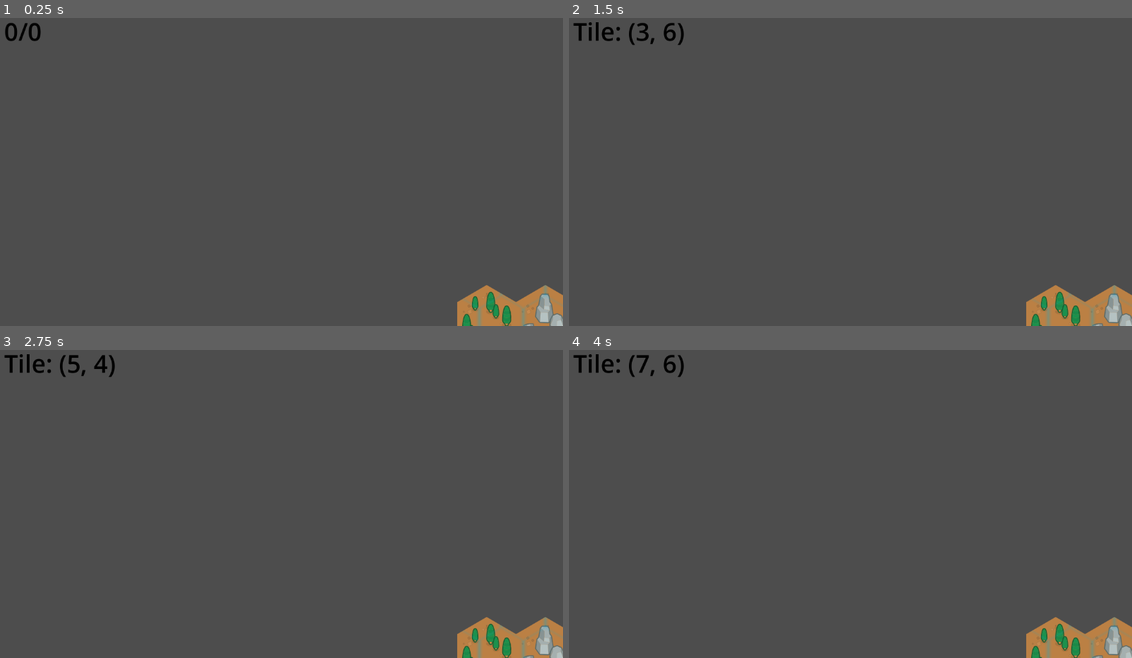
Above: before the commit, frames 1-4 (two rows, left to right).
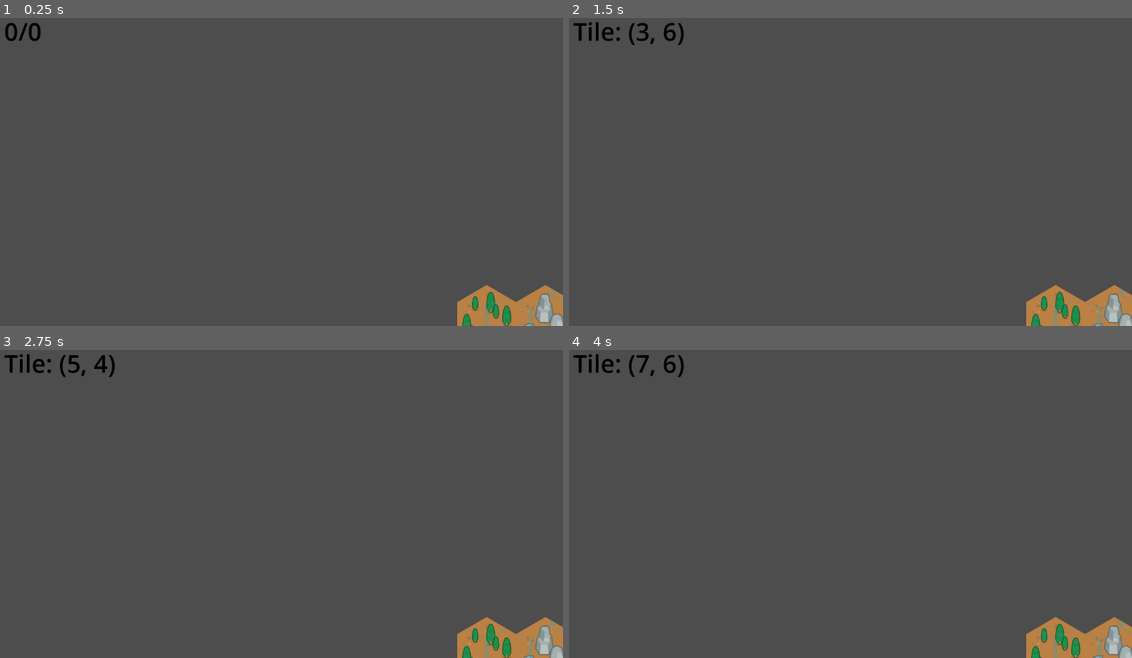
Above: after the commit, the same moments.

Repository: alien10086/battle_bother_map
Game: Godot game, scene res://map.tscn
Same seed, same stepped clock (60 frames per second), same inputs: the game is played once before the commit and once after it. The project has no main scene, so this scene is started directly.
Inputs (mouse positions are in pixels of both pictures, inside the frame that each line leads up to):
- Up to frame 1 (0.25 s): no input
- Up to frame 2 (1.5 s): tap Enter at 0.5 s; move the mouse to (974, 150) at 0.52 s; click (974, 150) at 0.67 s; tap Space at 1.25 s; drag from (737, 184) to (822, 230) at 1.27 s
- Up to frame 3 (2.75 s): tap Enter at 2 s; move the mouse to (337, 430) at 2.02 s; click (337, 430) at 2.17 s
- Up to frame 4 (4 s): tap Space at 2.75 s; drag from (822, 562) to (681, 451) at 2.77 s; tap Enter at 3.5 s; move the mouse to (1019, 547) at 3.52 s; click (1019, 547) at 3.67 s

The runs differ from the first frame. In frame 1, 0.2% of the frame differs, in the area x 82-100%, y 86-100%; in frame 2, 0.2%; in frame 3, 0.2%; in frame 4, 0.2%.

Commit message:
fix(shader): 修正六边形网格着色器的坐标计算和渲染逻辑
修复平顶六边形网格着色器的坐标计算问题，优化网格高亮效果
调整瓦片尺寸匹配资源尺寸，改进边缘检测逻辑

Diff:
--- a/map.gd
+++ b/map.gd
@@ -41,6 +41,21 @@
 	noise_height.frequency = noise_height_scale
 	noise_moisture.frequency = noise_moisture_scale
 
+
+	# # 设置为正六边形平顶 (Flat Top)
+	# tile_map_layer.tile_set.tile_shape = TileSet.TILE_SHAPE_HEXAGON
+	# tile_map_layer.tile_set.tile_offset_axis = TileSet.TILE_OFFSET_AXIS_HORIZONTAL
+	# # 统一使用 120, 140 以匹配您的资源尺寸
+	# tile_map_layer.tile_set.tile_size = Vector2i(120, 140)
+
+	# # 应用网格高亮着色器
+	# var shader = load("res://resource/shaders/hex_grid.gdshader")
+	# var mat = ShaderMaterial.new()
+	# mat.shader = shader
+	# mat.set_shader_parameter("grid_color", Color(0, 0.68, 0.88, 1.0)) # 蓝色高亮
+	# mat.set_shader_parameter("line_thickness", 0.08)           # 增加厚度
+	# mat.set_shader_parameter("tile_size", Vector2(120, 140))   # 必须与 TileSet 一致
+	# tile_map_layer.material = mat
 
 	#generate_map()
 	#init_map(50, 50)
--- a/resource/shaders/hex_grid.gdshader
+++ b/resource/shaders/hex_grid.gdshader
@@ -2,58 +2,61 @@
 
 uniform vec4 grid_color : source_color = vec4(1.0, 1.0, 1.0, 0.5);
 uniform float line_thickness : hint_range(0.0, 0.2) = 0.05;
-uniform vec2 tile_size = vec2(120.0, 104.0);
+uniform vec2 tile_size = vec2(120.0, 140.0);
 
-varying vec2 world_pos;
+varying vec2 local_pos;
 
 void vertex() {
-	// 获取世界坐标或相对于 CanvasItem 的局部坐标
-	world_pos = VERTEX;
+	local_pos = VERTEX;
 }
 
-// 六边形距离函数 (平顶)
+// 平顶六边形距离函数
 float hex_dist(vec2 p, float r) {
 	p = abs(p);
+	// 0.866025 = sqrt(3)/2
 	float d = dot(p, normalize(vec2(1.0, 1.73205)));
 	return max(d, p.x) - r;
 }
 
 void fragment() {
-	// 平顶六边形布局参数
-	// 水平间距 = 0.75 * W
-	// 垂直间距 = H
 	float w = tile_size.x;
 	float h = tile_size.y;
 
+	// Godot 平顶六边形排列逻辑：
+	// 中心点偏移：每隔一列垂直偏移 0.5 * h
+	// 水平间距：0.75 * w
+	// 垂直间距：h
+
+	vec2 size = vec2(w * 0.75, h);
+	vec2 p = local_pos;
+
+	// 修正偏移：Godot 的 (0,0) 瓦片中心通常在 (w/2, h/2)
+	p -= vec2(w * 0.5, h * 0.5);
+
+	vec2 p1 = mod(p, size * vec2(2.0, 1.0)); // 采样两列以处理交错
+
+	// 计算两个候选中心的相对位置
 	vec2 grid = vec2(w * 0.75, h);
 
-	// 计算两个候选网格点（处理偏移）
-	vec2 p1 = mod(world_pos, grid) - grid * 0.5;
-	vec2 p2 = mod(world_pos - grid * 0.5, grid) - grid * 0.5;
+	// 简化的六边形网格最近中心点查找
+	vec2 a = mod(p, grid) - grid * 0.5;
+	vec2 b = mod(p - grid * 0.5, grid) - grid * 0.5;
 
-	vec2 p;
-	if (length(p1) < length(p2)) {
-		p = p1;
-	} else {
-		p = p2;
-	}
+	vec2 g = dot(a, a) < dot(b, b) ? a : b;
 
-	// 计算到边缘的距离
-	// r 是内切圆半径，平顶六边形 r = w/2
+	// r 为外接圆半径 (w/2)
 	float r = w * 0.5;
-	float dist = hex_dist(p, r);
+	float dist = hex_dist(g, r);
 
-	// 边缘高亮逻辑
-	// 使用 line_thickness 控制宽度
-	float border = smoothstep(-w * line_thickness, 0.0, dist);
+	// 边缘高亮
+	float edge = smoothstep(-w * line_thickness, 0.0, dist);
 
 	vec4 tex_color = texture(TEXTURE, UV);
 
-	// 混合颜色：在原有纹理基础上叠加强调色
-	// 如果 tex_color.a 为 0，说明超出了瓦片范围，我们保持透明
-	vec3 final_color = mix(tex_color.rgb, grid_color.rgb, border * grid_color.a);
-	COLOR = vec4(final_color, tex_color.a);
-
-	// 调试模式：如果没效果，取消下面一行的注释，整个地图会变成红色网格
-	// COLOR = vec4(grid_color.rgb, border * grid_color.a);
+	// 只在有纹理的地方显示网格线
+	if (tex_color.a > 0.01) {
+		COLOR = mix(tex_color, grid_color, edge * grid_color.a);
+	} else {
+		discard;
+	}
 }
